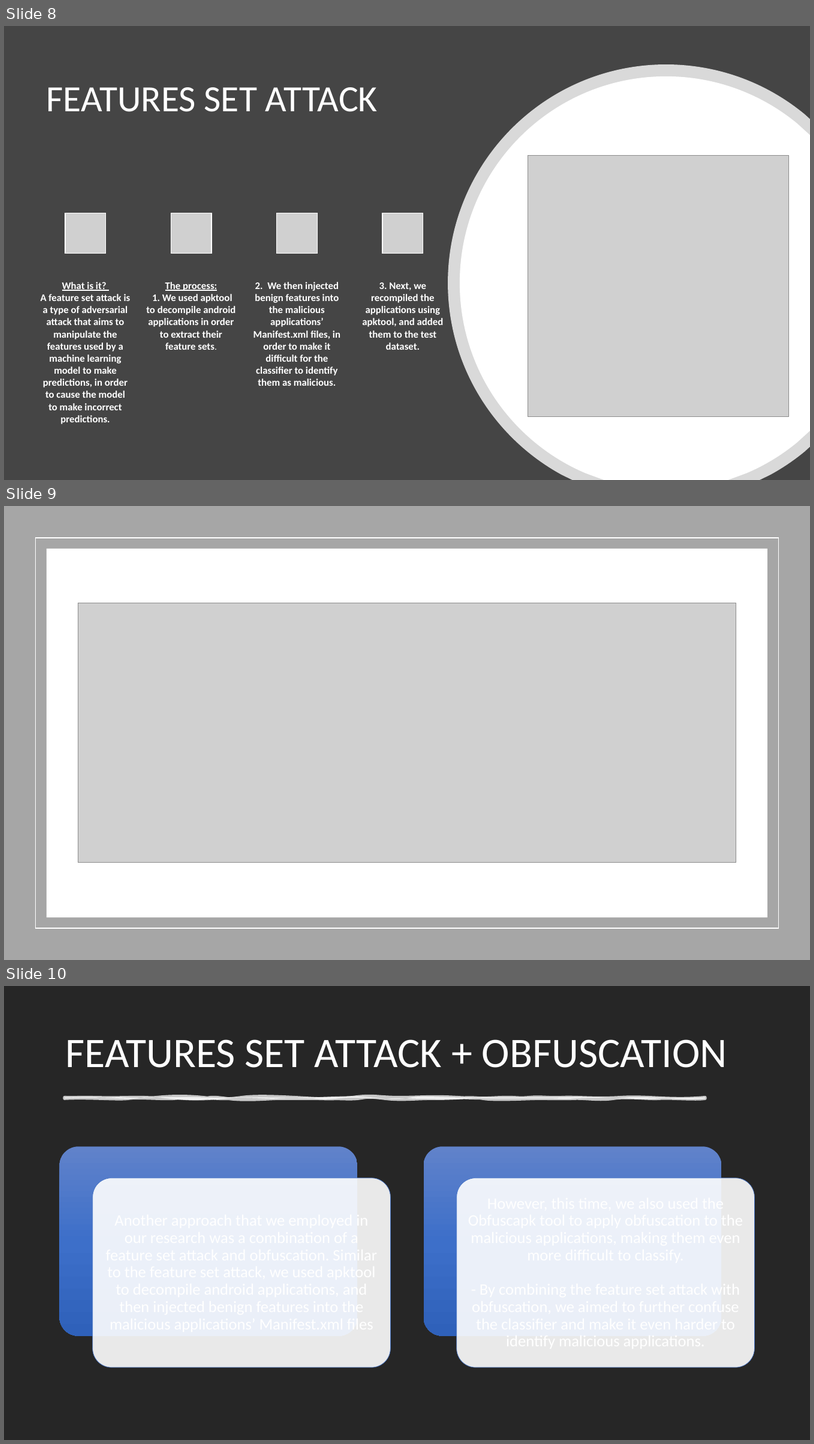
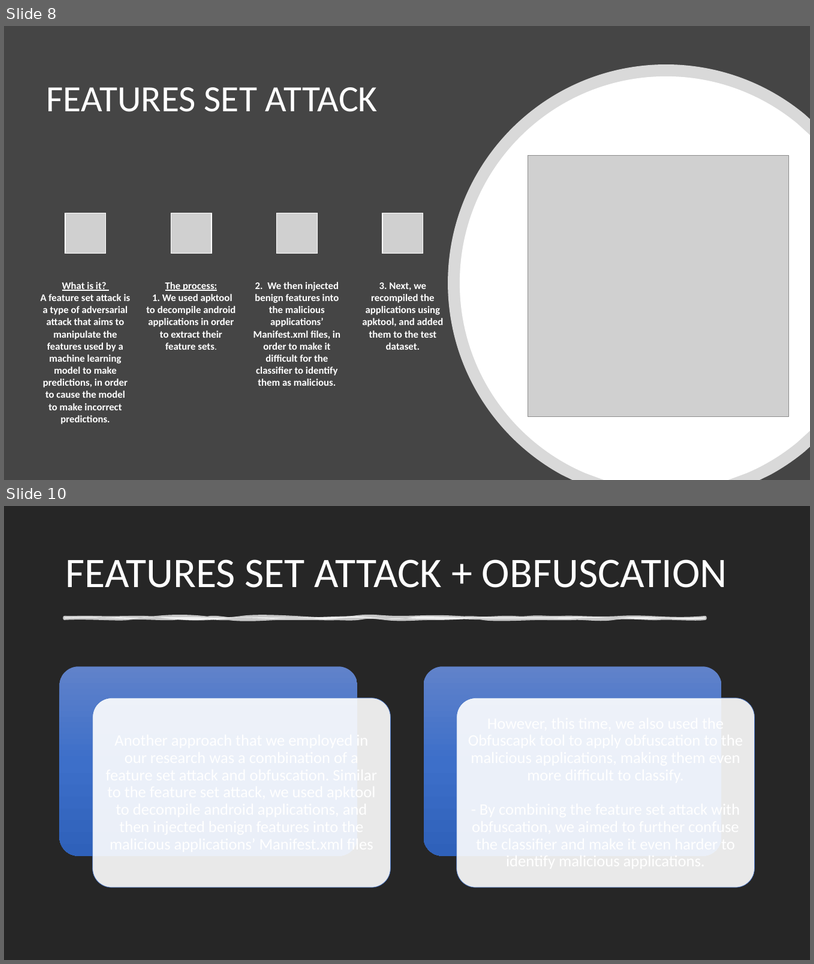
Before and after one commit to TalMalchi/drebin-android-attack, a slide deck: Presentation.pptx. Shown one above the other, each under a label of ours: slides 8, 9 and 10 before the commit, slides 8 and 10 after it; the slides between them are not shown. The pictures are 814x1444 and 814x964 pixels, drawn with LibreOffice and Linux fonts; fonts in the diff are those of the drawing; grey boxes stand for pictures. Boxes give left, top, right and bottom in pixels: in the first picture for what was removed or moved away, otherwise in the second. Text is boxed around its words. In the diff, an @@ line names an element or a change of style, - is before the commit and + after.

```diff
--- a/Presentation.pptx
+++ b/Presentation.pptx
@@ slide 9 removed at [4, 506, 810, 960], background #FFFFFF @@
@@ rectangle removed at [4, 506, 810, 960] @@
@@ rectangle removed at [35, 538, 779, 928] @@
@@ rectangle removed at [47, 549, 768, 917] @@
@@ picture removed at [78, 603, 737, 862] @@
```
Also in this commit, not shown: 1 slide changed, 1 slide added.
